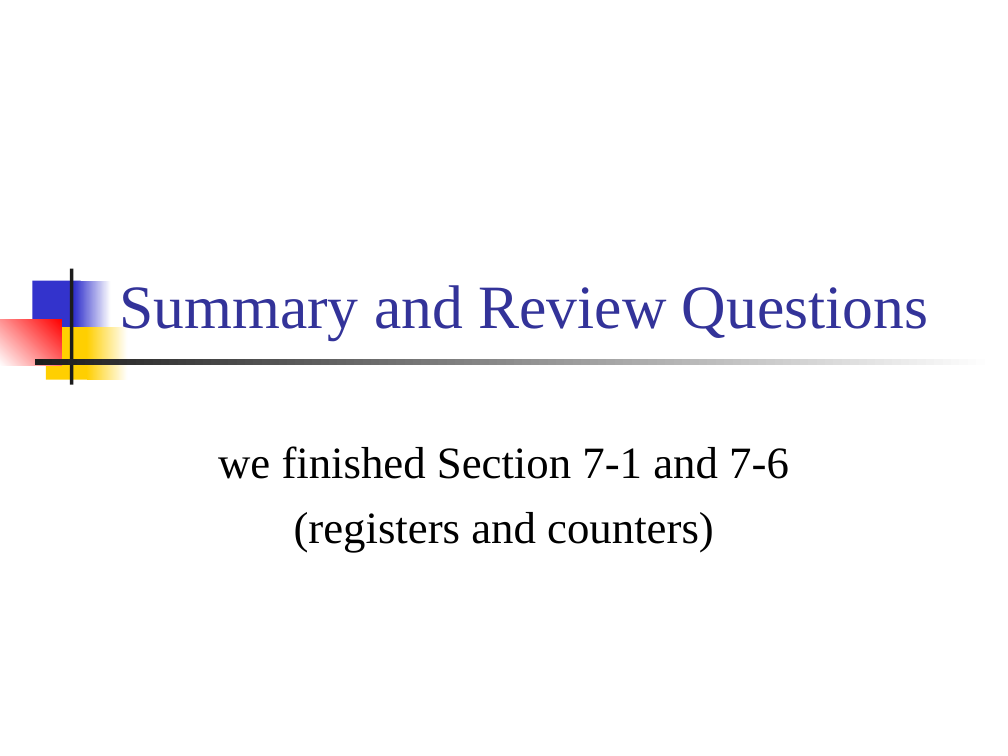
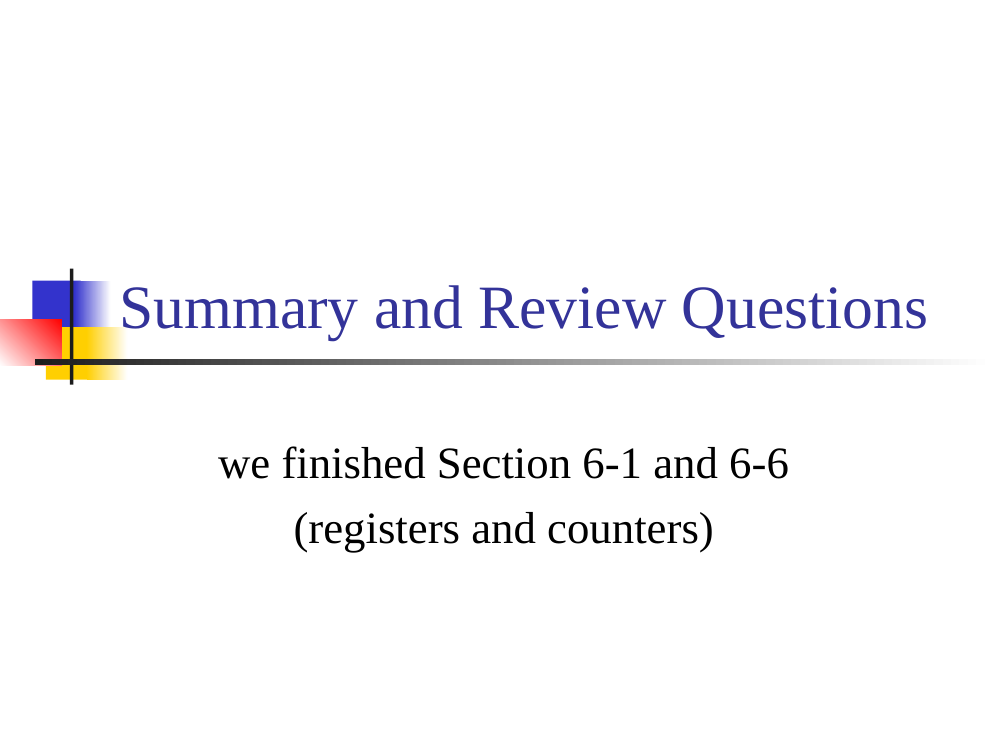
Before and after one commit to CGUSystemCourses/ComputerOrg-2016, a slide deck: slide 145 of Lectures/lec04-counters/lec04-counters.ppt. Drawn at 1008x756 pixels with LibreOffice and Linux fonts; fonts in the diff are those of the drawing. Boxes give left, top, right and bottom in pixels: in the first picture for what was removed or moved away, otherwise in the second. Text is boxed around its words. In the diff, an @@ line names an element or a change of style, - is before the commit and + after.

Commit message:
review before class

```diff
--- a/Lectures/lec04-counters/lec04-counters.ppt
+++ b/Lectures/lec04-counters/lec04-counters.ppt
@@ subtitle at <box>218,446,789,479</box>: text changed @@
-we finished Section 7-1 and 7-6
+we finished Section 6-1 and 6-6
```
Also in this commit, not shown: 3 other slides changed.
